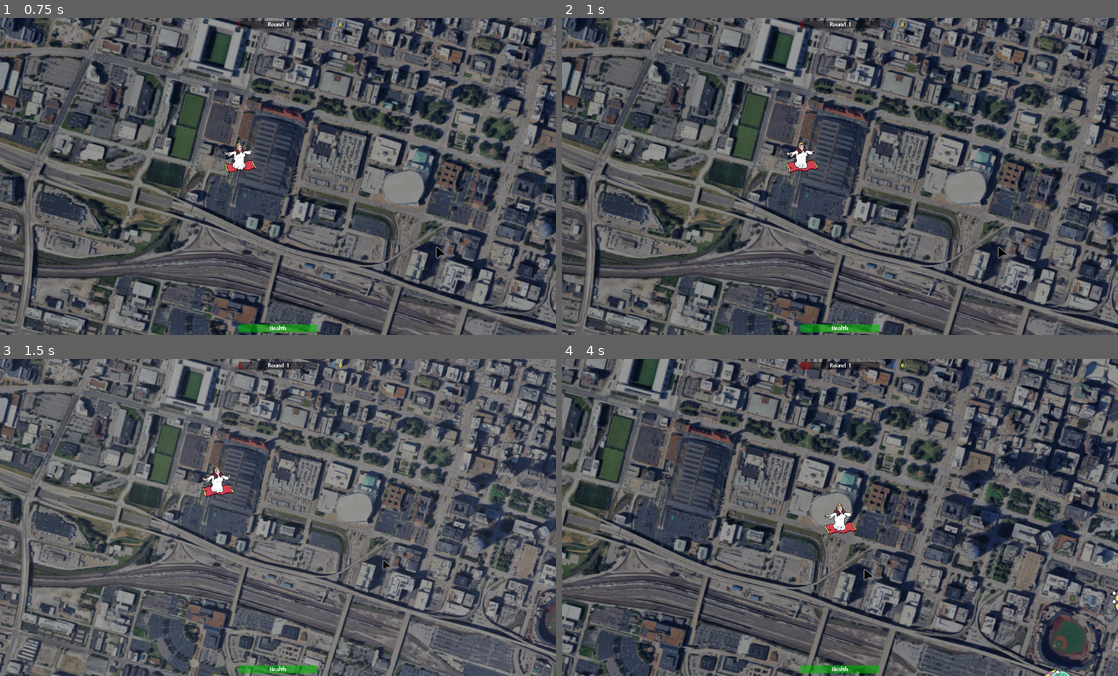
Above: before the commit, frames 1-4 (two rows, left to right).
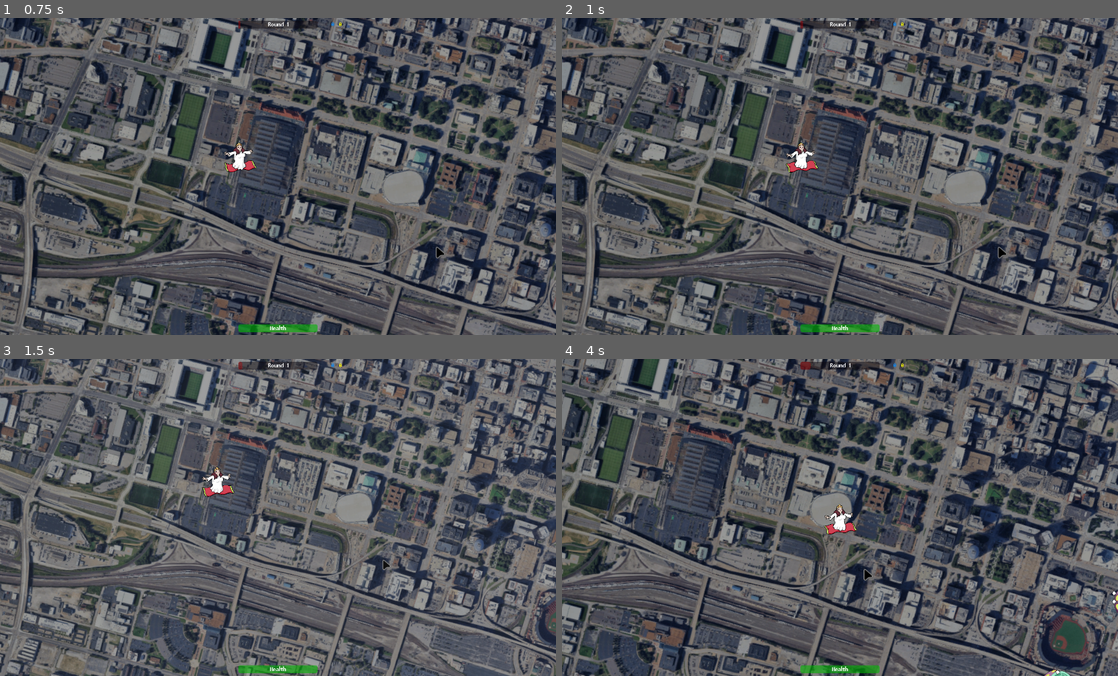
Above: after the commit, the same moments.

Repository: lupuchard/becky-game
Game: Godot game, scene res://world.tscn
Two runs of this game, one before a commit and one after it. Both use one fixed random seed, a clock stepped at 60 frames per second and the inputs below. The engine's default icon, where the game draws it, is replaced by a stand-in: a white triangle on a blue panel in a dark square. Sound files missing from this copy of the repository are replaced by a short silence.
Inputs:
- Up to frame 1 (0.75 s): click "Play" at 0.5 s
- Up to frame 2 (1 s): no input
- Up to frame 3 (1.5 s): hold D (move_right) from 1.28 s (still down); hold Space (fly) from 1.28 s (still down)
- Up to frame 4 (4 s): release D (move_right) at 2.03 s; release Space (fly) at 2.03 s; hold S (move_down) 2.03-2.78 s; tap E (interact) at 2.1 s; hold D (move_right) 2.78-3.53 s; hold Q (interact_alt) 2.78-3.53 s; hold W (move_up) from 3.53 s (still down); tap Space (fly) at 3.6 s

Frame 1 is identical in both runs. In frame 2, 0.2% of the frame differs, in the area x 40-47%, y 38-49%; in frame 3, 0.1%; in frame 4, 0.2%, in the area x 47-53%, y 45-56%.

Commit message:
enemy bullet sound & boss battle

Diff:
--- a/Enemies/BossEnemy.tscn
+++ b/Enemies/BossEnemy.tscn
@@ -30,12 +30,10 @@
 [node name="BossEnemy" type="StaticBody2D" unique_id=1629057451]
 modulate = Color(0.5137255, 0.7647059, 1, 1)
 script = ExtResource("1_4166y")
-health = 50.0
+health = 100.0
 max_speed = 40.0
 accel = 100.0
-contact_damage = null
 damage = 10.0
-projectile_cooldown = null
 drops = Dictionary[PackedScene, float]({
 ExtResource("2_jnrnu"): 2.0,
 ExtResource("3_4166y"): 0.5
--- a/Projectiles/EnemyProjectile.tscn
+++ b/Projectiles/EnemyProjectile.tscn
@@ -1,10 +1,19 @@
 [gd_scene format=3 uid="uid://cxd7ph7p6f8m1"]
 
 [ext_resource type="Script" uid="uid://b57b3qu6imds8" path="res://Scripts/projectile.gd" id="1_xkxu8"]
+[ext_resource type="AudioStream" uid="uid://b7f0ghr1ucvos" path="res://Assets/Sound/enemy_bullet_01.ogg" id="3_sxehw"]
+[ext_resource type="AudioStream" uid="uid://5sdwcfpym6f" path="res://Assets/Sound/enemy_bullet_02.ogg" id="4_nk8hs"]
+[ext_resource type="AudioStream" uid="uid://bgksahnidu6yd" path="res://Assets/Sound/enemy_bullet_03.ogg" id="5_bxdgo"]
 [ext_resource type="Texture2D" uid="uid://citqc3djyupwv" path="res://Assets/icon.svg" id="8_gnf0v"]
 
 [sub_resource type="CircleShape2D" id="CircleShape2D_2pp81"]
 radius = 6.0
+
+[sub_resource type="AudioStreamRandomizer" id="AudioStreamRandomizer_uiftp"]
+streams_count = 3
+stream_0/stream = ExtResource("3_sxehw")
+stream_1/stream = ExtResource("4_nk8hs")
+stream_2/stream = ExtResource("5_bxdgo")
 
 [node name="Projectile" type="StaticBody2D" unique_id=1235265888]
 script = ExtResource("1_xkxu8")
@@ -17,3 +26,7 @@
 [node name="Sprite" type="Sprite2D" parent="." unique_id=1757909820]
 scale = Vector2(0.091648914, 0.091648914)
 texture = ExtResource("8_gnf0v")
+
+[node name="ShootSound" type="AudioStreamPlayer2D" parent="." unique_id=989842678]
+stream = SubResource("AudioStreamRandomizer_uiftp")
+bus = &"Effects"
--- a/Scripts/boss_enemy.gd
+++ b/Scripts/boss_enemy.gd
@@ -1 +1,54 @@
 extends PulseEnemy
+
+const SPRAY_COOLDOWN = 10.0
+const CARDINAL_COOLDOWN = 4.0
+
+var spray_cooldown := 4.0
+var cardinal_cooldown := 2.0
+
+func _ready():
+	super._ready()
+	PULSE_COOLDOWN = 8.0
+	pulse_cooldown = PULSE_COOLDOWN
+
+func _process(delta: float):
+	super._process(delta)
+
+	spray_cooldown -= delta
+	if spray_cooldown <= 0:
+		do_spray()
+		spray_cooldown += SPRAY_COOLDOWN
+
+	cardinal_cooldown -= delta
+	if cardinal_cooldown <= 0:
+		do_cardinal()
+		cardinal_cooldown += CARDINAL_COOLDOWN
+
+func do_spray():
+	var tween = create_tween()
+	var angle = 0.0
+	for i in range(0, 30):
+		var dir = Vector2.from_angle(angle)
+		tween.tween_callback(func():
+			shoot_projectile_dir(dir)
+		).set_delay(0.1)
+		angle += PI * 2.0 / 30.0
+
+
+func do_cardinal():
+	shoot_projectile_dir(Vector2(1.0, 1.0).normalized())
+	shoot_projectile_dir(Vector2(1.0, 0.0))
+	shoot_projectile_dir(Vector2(1.0, -1.0).normalized())
+	shoot_projectile_dir(Vector2(-1.0, 1.0).normalized())
+	shoot_projectile_dir(Vector2(-1.0, 0.0))
+	shoot_projectile_dir(Vector2(-1.0, -1.0).normalized())
+	shoot_projectile_dir(Vector2(0.0, 1.0))
+	shoot_projectile_dir(Vector2(0.0, -1.0))
+
+func shoot_projectile_dir(dir: Vector2):
+	var proj = PROJECTILE.instantiate()
+	proj.damage = damage
+	proj.velocity = dir * 200.0
+	proj.lifespan = 60.0
+	proj.global_position = global_position
+	get_parent().add_child(proj)
--- a/Scripts/enemy.gd
+++ b/Scripts/enemy.gd
@@ -39,6 +39,7 @@
 
 var cold := 0.0
 
+var initial_health: float
 var damage_tween: Tween
 var is_dead := false
 
@@ -46,6 +47,7 @@
 	collision_layer = 2
 	collision_mask = 1
 
+	initial_health = health
 	cooldown = projectile_cooldown
 
 	if possible_paths.size() > 0:
--- a/Scripts/pulse_enemy.gd
+++ b/Scripts/pulse_enemy.gd
@@ -1,6 +1,7 @@
 extends Enemy
+class_name PulseEnemy
 
-const PULSE_COOLDOWN := 5.0
+var PULSE_COOLDOWN := 5.0
 const PULSE = preload("res://Enemies/Pulse.tscn")
 
 var pulse_cooldown = 2.0
--- a/Scripts/round_segment.gd
+++ b/Scripts/round_segment.gd
@@ -6,3 +6,4 @@
 @export var seconds_between: float
 @export var simultaneous: bool = false
 @export var paths: Array[Path2D]
+@export var boss: bool = false
--- a/Scripts/spawner.gd
+++ b/Scripts/spawner.gd
@@ -7,6 +7,7 @@
 signal last_enemy
 signal round_ended
 signal enemy_reached_end
+signal boss_spawned(boss: Enemy)
 
 var current_round: Round
 var round_segments: Array[RoundSegment]
@@ -104,6 +105,9 @@
 		enemy_reached_end.emit()
 	)
 
+	if segment.boss:
+		boss_spawned.emit(new_enemy)
+
 func enemy_died(enemy: Enemy, play_sound: bool):
 	round_dead_enemies += 1
 	if round_dead_enemies == round_total_enemies - 1:
--- a/Scripts/world.gd
+++ b/Scripts/world.gd
@@ -22,6 +22,8 @@
 @onready var kill_progress: ProgressBar = $CanvasLayer/RoundProgress/KillProgress
 
 @onready var health_bar: ProgressBar = $CanvasLayer/Status/HealthBar
+@onready var boss_health: Control = $CanvasLayer/BossHealth
+@onready var boss_health_bar: ProgressBar = $CanvasLayer/BossHealth/ProgressBar
 
 @onready var game_over_panel: Control = $CanvasLayer/GameOverPanel
 @onready var game_over_panel_label: Label = $CanvasLayer/GameOverPanel/Container/MarginContainer/Label
@@ -44,6 +46,7 @@
 var restore_health_tween: Tween
 var volume_tween: Tween
 var initial_music_volume: float
+var boss: Enemy
 
 func _ready():
 	becky.process_mode = Node.PROCESS_MODE_DISABLED
@@ -55,11 +58,13 @@
 
 	to_menu_button.pressed.connect(reset)
 	game_over_panel.hide()
+	boss_health.hide()
 
 	next_round_site.interacted.connect(func(_alt): start_next_round())
 	spawner.round_ended.connect(on_round_ended)
 	spawner.enemy_reached_end.connect(on_enemy_reached_end)
 	spawner.last_enemy.connect(on_last_enemy)
+	spawner.boss_spawned.connect(on_boss_spawned)
 
 	healer_site.interacted.connect(func(_alt): heal_becky())
 
@@ -106,6 +111,9 @@
 	if becky.health <= 0.0:
 		game_over("You have died :(")
 
+	if boss != null:
+		boss_health_bar.value = boss.health / boss.initial_health
+
 	resource1.text = str(becky.money[0])
 	resource2.text = str(becky.money[1])
 
@@ -140,24 +148,28 @@
 	becky.reset()
 	current_round = 0
 	between_rounds = false
+	boss_health.hide()
 
 	main_menu.show()
 	play_button.grab_focus()
 
 func on_round_ended():
 	if game_over_panel.visible: return
+
+	round_label.text = "Round %s Complete" % (current_round + 1)
+	between_rounds = true
+	current_round += 1
+	lives = MAX_LIVES
+
+	if current_round >= rounds.get_child_count():
+		game_over("You win!")
+		return
 
 	for site in sites:
 		site.enable()
 	if becky.health < becky.MAX_HEALTH and becky.money[0] >= 10:
 		healer_site.enable()
 
-	round_label.text = "Round %s Complete" % (current_round + 1)
-
-	between_rounds = true
-	current_round += 1
-	lives = MAX_LIVES
-
 	restore_health_tween = create_tween()
 	restore_health_tween.tween_property(becky, "shield_health", Becky.MAX_SHIELD_HEALTH, 2.0)
 	change_music_volume(initial_music_volume - 20.0, 1.0)
@@ -169,7 +181,7 @@
 	if volume_tween != null:
 		volume_tween.kill()
 	volume_tween = create_tween()
-	volume_tween.tween_property(music, "volume_db", initial_music_volume - 10.0, 1.0)
+	volume_tween.tween_property(music, "volume_db", volume_db, time)
 
 func start_next_round():
 	if !(between_rounds and current_round < rounds.get_child_count()):
@@ -190,3 +202,12 @@
 	lives -= 1
 	if lives <= 0:
 		game_over("They took all the prairie dogs :(")
+
+func on_boss_spawned(new_boss: Enemy):
+	boss = new_boss
+	boss.died.connect(func():
+		game_over("You win!")
+		boss = null
+	)
+
+	boss_health.show()
--- a/world.tscn
+++ b/world.tscn
@@ -33,6 +33,7 @@
 [ext_resource type="AudioStream" uid="uid://c1u3y0chqwf0w" path="res://Assets/Sound/music.ogg" id="20_bc84e"]
 [ext_resource type="PackedScene" uid="uid://psgswiqegx1j" path="res://UpgradesSite.tscn" id="20_wukud"]
 [ext_resource type="Script" uid="uid://buh6n16b26ckc" path="res://Scripts/settings.gd" id="23_il2jm"]
+[ext_resource type="PackedScene" uid="uid://cr384252sfyn" path="res://Enemies/BossEnemy.tscn" id="34_w44yn"]
 
 [sub_resource type="QuadMesh" id="QuadMesh_036b0"]
 size = Vector2(2000, 1000)
@@ -160,7 +161,7 @@
 scale = Vector2(0.42, 0.42)
 sprite_frames = SubResource("SpriteFrames_1ew0l")
 autoplay = "default"
-frame_progress = 0.968123
+frame_progress = 0.34388313
 
 [node name="CollisionShape2D" type="CollisionShape2D" parent="Becky" unique_id=795749735]
 shape = SubResource("CircleShape2D_ioo17")
@@ -523,6 +524,25 @@
 enemy = ExtResource("9_2u3nc")
 seconds_between = 0.2
 paths = [NodePath("../../../Paths/LowPath")]
+metadata/_custom_type_script = "uid://bg3fuwbfsrid0"
+
+[node name="Round8" type="Node" parent="Rounds" unique_id=636285478]
+script = ExtResource("12_wukud")
+
+[node name="RoundSegment6" type="Node" parent="Rounds/Round8" unique_id=1874881664 node_paths=PackedStringArray("paths")]
+script = ExtResource("7_pkg7o")
+enemy = ExtResource("34_w44yn")
+simultaneous = true
+paths = [NodePath("../../../Paths/ToCenterPath")]
+boss = true
+metadata/_custom_type_script = "uid://bg3fuwbfsrid0"
+
+[node name="RoundSegment" type="Node" parent="Rounds/Round8" unique_id=1806484676 node_paths=PackedStringArray("paths")]
+script = ExtResource("7_pkg7o")
+enemy = ExtResource("8_wse8f")
+amount = 100
+seconds_between = 2.0
+paths = [NodePath("../../../Paths/LowPath"), NodePath("../../../Paths/ToCenterPath")]
 metadata/_custom_type_script = "uid://bg3fuwbfsrid0"
 
 [node name="Spawner" type="Node2D" parent="." unique_id=610224940]
@@ -690,6 +710,49 @@
 grow_horizontal = 2
 theme_override_fonts/font = ExtResource("2_ioo17")
 text = "Aliens are coming"
+horizontal_alignment = 1
+
+[node name="BossHealth" type="Control" parent="CanvasLayer" unique_id=211943640]
+layout_mode = 3
+anchors_preset = 5
+anchor_left = 0.5
+anchor_right = 0.5
+offset_left = -20.0
+offset_top = 29.0
+offset_right = 20.0
+offset_bottom = 69.0
+grow_horizontal = 2
+
+[node name="ProgressBar" type="ProgressBar" parent="CanvasLayer/BossHealth" unique_id=1246992062]
+modulate = Color(1, 0, 0.6039216, 1)
+custom_minimum_size = Vector2(300, 10)
+layout_mode = 1
+anchors_preset = 5
+anchor_left = 0.5
+anchor_right = 0.5
+offset_left = -100.0
+offset_top = 7.0
+offset_right = 100.0
+offset_bottom = 27.0
+grow_horizontal = 2
+max_value = 1.0
+step = 0.001
+value = 0.79
+show_percentage = false
+
+[node name="Label" type="Label" parent="CanvasLayer/BossHealth" unique_id=1044345084]
+custom_minimum_size = Vector2(200, 0)
+layout_mode = 1
+anchors_preset = 5
+anchor_left = 0.5
+anchor_right = 0.5
+offset_left = -100.0
+offset_top = 9.0
+offset_right = 100.0
+offset_bottom = 32.0
+grow_horizontal = 2
+theme_override_fonts/font = ExtResource("2_ioo17")
+text = "Boss health"
 horizontal_alignment = 1
 
 [node name="Status" type="Control" parent="CanvasLayer" unique_id=1962127259]
Not shown, added: Assets/Sound/enemy_bullet_01.ogg.import
Not shown, added: Assets/Sound/enemy_bullet_02.ogg.import
Not shown, added: Assets/Sound/enemy_bullet_03.ogg.import
Not shown, added: Assets/Sound/enemy_bullet_01.ogg
Not shown, added: Assets/Sound/enemy_bullet_02.ogg
Not shown, added: Assets/Sound/enemy_bullet_03.ogg
